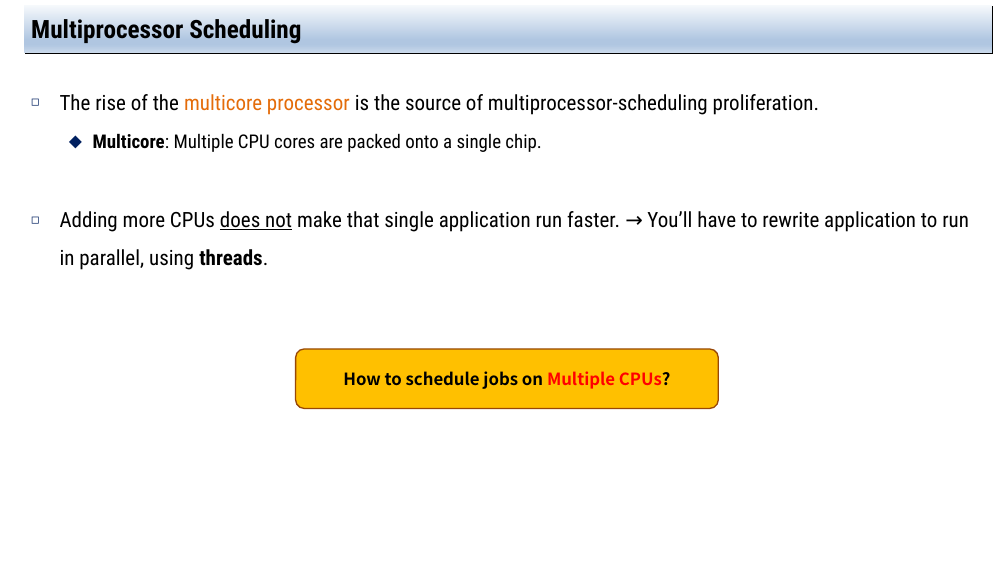
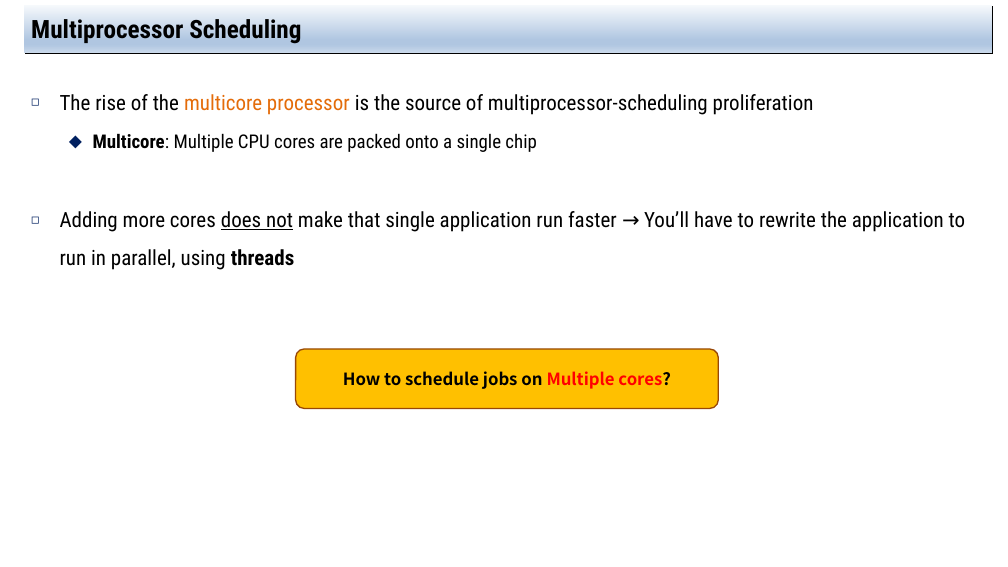
Before and after one commit to jachermocilla/extra-course-materials, a slide deck: slide 5 of cmsc125/ostep/slides/01.Virtualization/10.Multiprocessor_Scheduling(Advanced).pptx. Drawn at 1008x567 pixels with LibreOffice and Linux fonts; fonts in the diff are those of the drawing. Boxes give left, top, right and bottom in pixels: in the first picture for what was removed or moved away, otherwise in the second. Text is boxed around its words. In the diff, an @@ line names an element or a change of style, - is before the commit and + after.

```diff
--- a/cmsc125/ostep/slides/01.Virtualization/10.Multiprocessor_Scheduling(Advanced).pptx
+++ b/cmsc125/ostep/slides/01.Virtualization/10.Multiprocessor_Scheduling(Advanced).pptx
@@ text at (60, 94, 966, 270): text changed @@
-◻ The rise of the multicore processor is the source of multiprocessor-scheduling proliferation.
-  ⬥ Multicore: Multiple CPU cores are packed onto a single chip.
-◻ Adding more CPUs does not make that single application run faster. → You’ll have to rewrite application to run in parallel, using threads.
+◻ The rise of the multicore processor is the source of multiprocessor-scheduling proliferation
+  ⬥ Multicore: Multiple CPU cores are packed onto a single chip
+◻ Adding more cores does not make that single application run faster → You’ll have to rewrite the application to run in parallel, using threads
@@ text in rounded rectangle at (343, 371, 671, 389): text changed @@
-How to schedule jobs on Multiple CPUs?
+How to schedule jobs on Multiple cores?
```
Also in this commit, not shown: 10 other slides changed, 1 slide added, 1 other file.
